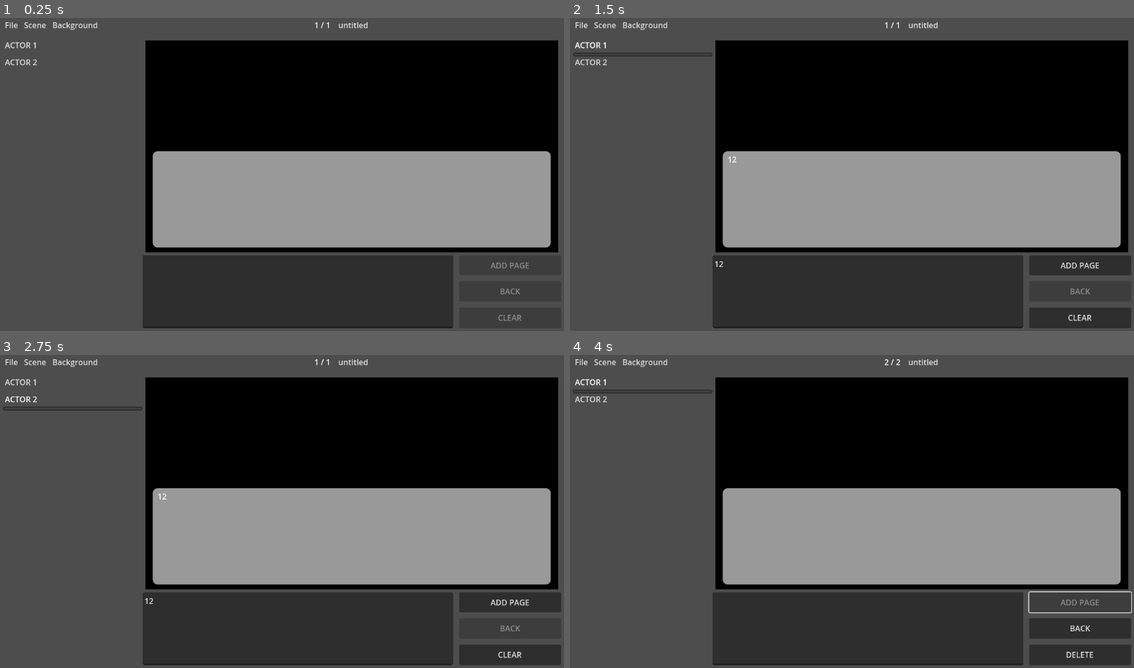
Above: before the commit, frames 1-4 (two rows, left to right).
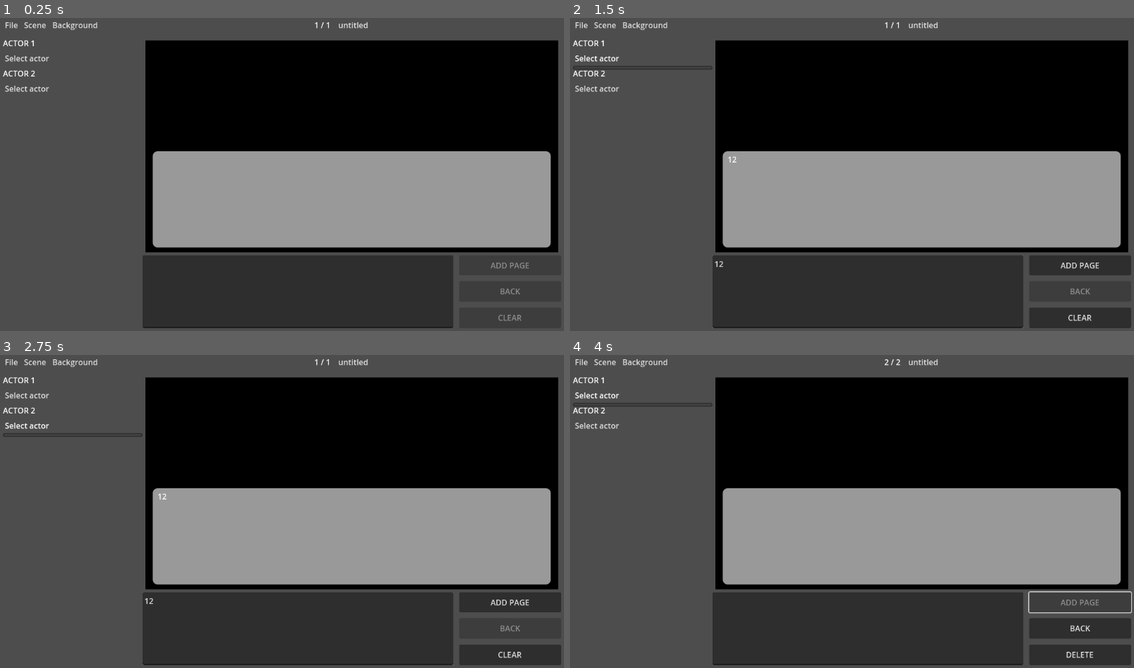
Above: after the commit, the same moments.

Repository: Barkerprooks/scene-editor
Game: Godot game, scene res://scenes/editor.tscn
Two runs of this game, one before a commit and one after it. Both use one fixed random seed, a clock stepped at 60 frames per second and the inputs below.
Inputs (mouse positions are in pixels of both pictures, inside the frame that each line leads up to):
- Up to frame 1 (0.25 s): no input
- Up to frame 2 (1.5 s): click (868, 290) at 0.52 s; type "12" at 0.6 s; click "ACTOR 1" (after the commit: "Select actor") at 1.25 s
- Up to frame 3 (2.75 s): click "ACTOR 2" (after the commit: "Select actor") at 2 s
- Up to frame 4 (4 s): click "ADD PAGE" at 2.75 s; click "ACTOR 1" (after the commit: "Select actor") at 3.5 s

The runs differ from the first frame. In frame 1, 0.3% of the frame differs, in the area x 0-9%, y 6-24%; in frame 2, 0.6%; in frame 3, 0.6%, in the area x 0-26%, y 6-27%; in frame 4, 0.6%.
Error in both runs: Invalid call. Nonexistent function 'alert' in base 'Nil'. (res://scripts/editor/editor.gd:42)

Commit message:
fix all warnings

Diff:
--- a/scenes/editor.tscn
+++ b/scenes/editor.tscn
@@ -23,6 +23,11 @@
 expand_margin_top = 5.0
 expand_margin_right = 10.0
 expand_margin_bottom = 5.0
+
+[sub_resource type="StyleBoxFlat" id="StyleBoxFlat_g8n16"]
+content_margin_left = 6.0
+content_margin_bottom = 4.0
+bg_color = Color(0.6, 0.6, 0.6, 0)
 
 [node name="Editor" type="Control"]
 layout_mode = 3
@@ -76,10 +81,8 @@
 script = ExtResource("3_j6eag")
 
 [node name="Scene" type="PopupMenu" parent="UI/HeaderMargins/Header/Inputs/MenuBar"]
-item_count = 2
+item_count = 1
 item_0/text = "Import background"
-item_1/text = "Import actor"
-item_1/id = 1
 script = ExtResource("3_c8inj")
 
 [node name="Background" type="PopupMenu" parent="UI/HeaderMargins/Header/Inputs/MenuBar"]
@@ -130,14 +133,22 @@
 layout_mode = 2
 size_flags_horizontal = 3
 
+[node name="Actor 1" type="Label" parent="UI/Body/Panels/PageControls"]
+layout_mode = 2
+text = "ACTOR 1"
+
 [node name="LActor" type="MenuButton" parent="UI/Body/Panels/PageControls"]
 layout_mode = 2
-text = "ACTOR 1"
+text = "Select actor"
 alignment = 0
 
+[node name="Actor 2" type="Label" parent="UI/Body/Panels/PageControls"]
+layout_mode = 2
+text = "ACTOR 2"
+
 [node name="RActor" type="MenuButton" parent="UI/Body/Panels/PageControls"]
 layout_mode = 2
-text = "ACTOR 2"
+text = "Select actor"
 alignment = 0
 
 [node name="PagePanels" type="VSplitContainer" parent="UI/Body/Panels"]
@@ -244,6 +255,7 @@
 offset_top = -23.0
 grow_horizontal = 2
 grow_vertical = 0
+theme_override_styles/normal = SubResource("StyleBoxFlat_g8n16")
 script = ExtResource("4_pla7g")
 
 [node name="OpenFileDialog" type="FileDialog" parent="."]
--- a/scripts/editor/editor.gd
+++ b/scripts/editor/editor.gd
@@ -80,11 +80,11 @@
 	# load background image
 	load_background(scene["background"])
 
-	var l_actor_image = Image.new()
-	var r_actor_image = Image.new()
-
-	l_actor.set_image(l_actor_image)
-	r_actor.set_image(r_actor_image)
+	#var l_actor_image = Image.create_empty(400, 400, false, Image.FORMAT_RGBH)
+	#var r_actor_image = Image.create_empty(400, 400, false, Image.FORMAT_RGBH)
+	#
+	#l_actor.set_image(l_actor_image)
+	#r_actor.set_image(r_actor_image)
 
 
 static func __load_scene(path: String) -> void:
@@ -126,16 +126,26 @@
 
 
 static func new_scene() -> void:
+	page_index = 0 # reset view to first page
 	scene = create_new_scene()
 	__sync_scene()
 
 
 static func open_scene() -> void:
+	page_index = 0 # reset view to first page
+
 	open_file_dialog.filters = ["*.json"]
 	open_file_dialog.current_dir = __get_data_path(SCENE_PATH)
 
-	open_file_dialog.disconnect("file_selected", __import_background)
-	open_file_dialog.connect("file_selected", __load_scene)
+	var connections = []
+	for connection in open_file_dialog.get_signal_connection_list("file_selected"):
+		connections.append(connection["callable"])
+		if connection["callable"] == __import_background:
+			open_file_dialog.disconnect("file_selected", __import_background)
+
+	if __load_scene not in connections:
+		open_file_dialog.connect("file_selected", __load_scene)
+
 	open_file_dialog.popup()
 
 
@@ -171,8 +181,15 @@
 	open_file_dialog.filters = ["*.png,*.jpg,*.jpeg,*.gif,*.svg"]
 	open_file_dialog.current_dir = OS.get_system_dir(OS.SYSTEM_DIR_DOCUMENTS)
 
-	open_file_dialog.disconnect("file_selected", __load_scene)
-	open_file_dialog.connect("file_selected", __import_background)
+	var connections = []
+	for connection in open_file_dialog.get_signal_connection_list("file_selected"):
+		connections.append(connection["callable"])
+		if connection["callable"] == __load_scene:
+			open_file_dialog.disconnect("file_selected", __load_scene)
+
+	if __import_background not in connections:
+		open_file_dialog.connect("file_selected", __import_background)
+
 	open_file_dialog.popup()
 
 
--- a/scripts/editor/menu/file.gd
+++ b/scripts/editor/menu/file.gd
@@ -17,5 +17,5 @@
 	connect("id_pressed", __file_button_pressed)
 
 
-func _process(delta: float) -> void:
+func _process(_delta: float) -> void:
 	set_item_disabled(2, Editor.scene["title"] == "untitled")
--- a/scripts/editor/page/buttons.gd
+++ b/scripts/editor/page/buttons.gd
@@ -15,7 +15,7 @@
 	delete.connect("pressed", func(): Editor.delete_page())
 
 
-func _process(delta: float) -> void:
+func _process(_delta: float) -> void:
 	next.disabled = Editor.dialogue_edit.text == ''
 	next.text = "ADD PAGE" if Editor.page_index == len(Editor.scene["pages"]) - 1 else "NEXT"
 	back.disabled = Editor.page_index == 0
--- a/scripts/editor/title_input.gd
+++ b/scripts/editor/title_input.gd
@@ -8,7 +8,7 @@
 	$EditTitle.connect("pressed", func(): Editor.__set_scene_title(text))
 
 
-func _process(delta: float) -> void:
+func _process(_delta: float) -> void:
 	if Editor.scene["title"] == text:
 		$EditTitle.visible = false
 	else:
Not shown: 1 places in scenes/editor.tscn that only renumber resources
